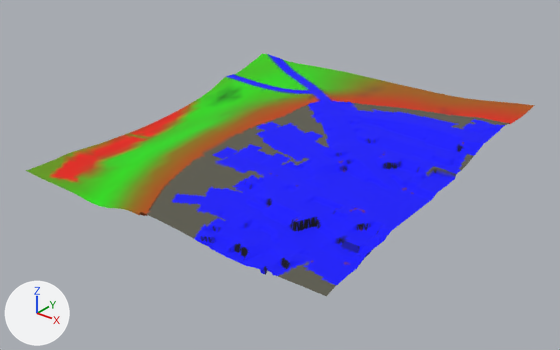
Renders of the glTF model games/yorimichi/assets/belmonte/meshes/SM_BM_BT_Terrain_3_2.glb from each side of a commit.
Rendered twice from a 50 mm lens placed at (185.0, -358.0, 215.0), pointed at (-124.0, 29.0, -25.0). The lights are fixed; the arrows at lower left show +X, +Y and +Z. The first picture is the older version.

Objects in the first picture: 'SM_BM_BT_Terrain_3_2'.
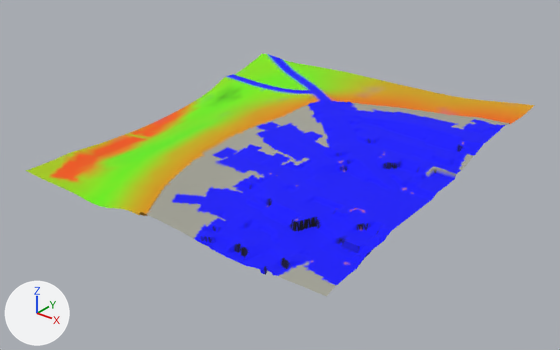
Where the change shows, as pixel boxes [x1, y1, x2, y2] in the pictures (560 x 350 px):
part 1 of me_sm_bt_terrain_3_2, recoloured: [172, 55, 497, 285] in both
part 2 of me_sm_bt_terrain_3_2, recoloured (lighter): [26, 54, 365, 208] in both
part 3 of me_sm_bt_terrain_3_2, recoloured (lighter): [48, 54, 535, 296] in both

The change, as a diff of the scene's bpy script:
```diff
--- a/games/yorimichi/assets/belmonte/meshes/SM_BM_BT_Terrain_3_2.glb.py
+++ b/games/yorimichi/assets/belmonte/meshes/SM_BM_BT_Terrain_3_2.glb.py
@@ me_sm_bt_terrain_3_2 @@
 me_sm_bt_terrain_3_2.from_pydata(...)  # 11305 vertices, 22348 faces; spans x -256.0..0.0, y -88.0..168.0, z -20.0..17.0
 # used by ob_sm_bm_bt_terrain_3_2; location = (0.0, 0.0, 0.0)
+# me_sm_bt_terrain_3_2 part 1: 2249 faces centred in x -256.0..-1.0, y -88.0..167.0, z -14.0..16.0 are repainted in the vertex colours; the middle colour goes from blue #0d2283 to blue #4066be
+# me_sm_bt_terrain_3_2 part 2: 1392 faces centred in x -256.0..-146.0, y -87.0..167.0, z -19.0..8.0 are repainted in the vertex colours; the middle colour goes from green #30cb00 to green #78e700
+# me_sm_bt_terrain_3_2 part 3: 4497 faces centred in x -256.0..-1.0, y -88.0..167.0, z -20.0..16.0 are repainted in the vertex colours; the middle colour goes from dark grey #5a594c to grey #a0a094
 me_sm_bt_terrain_3_2.materials.append(mat_bm_000_m_terrain_023)
```
